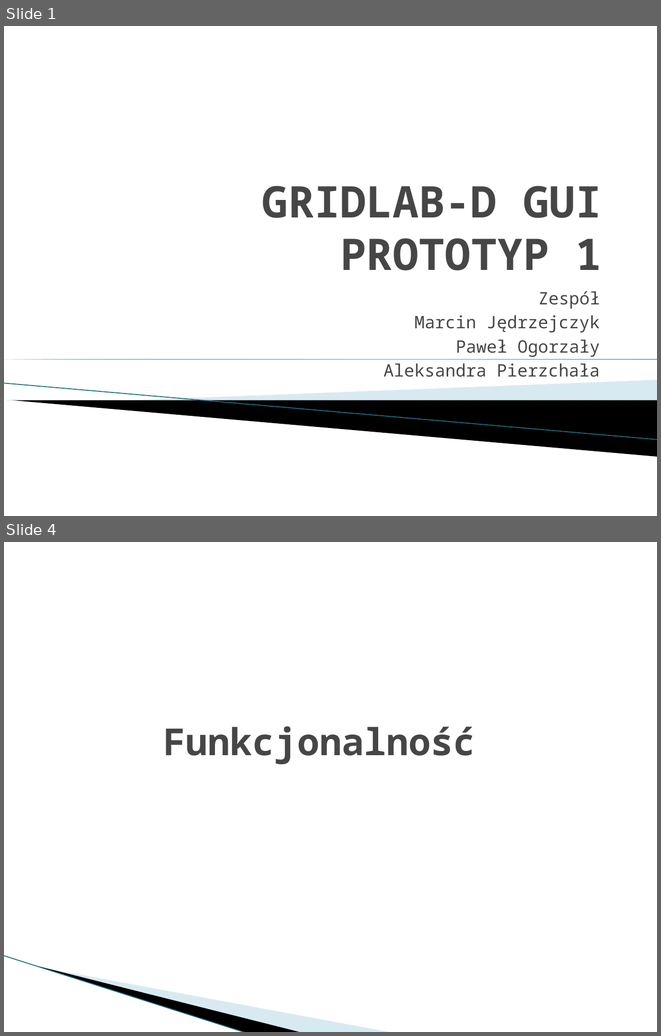
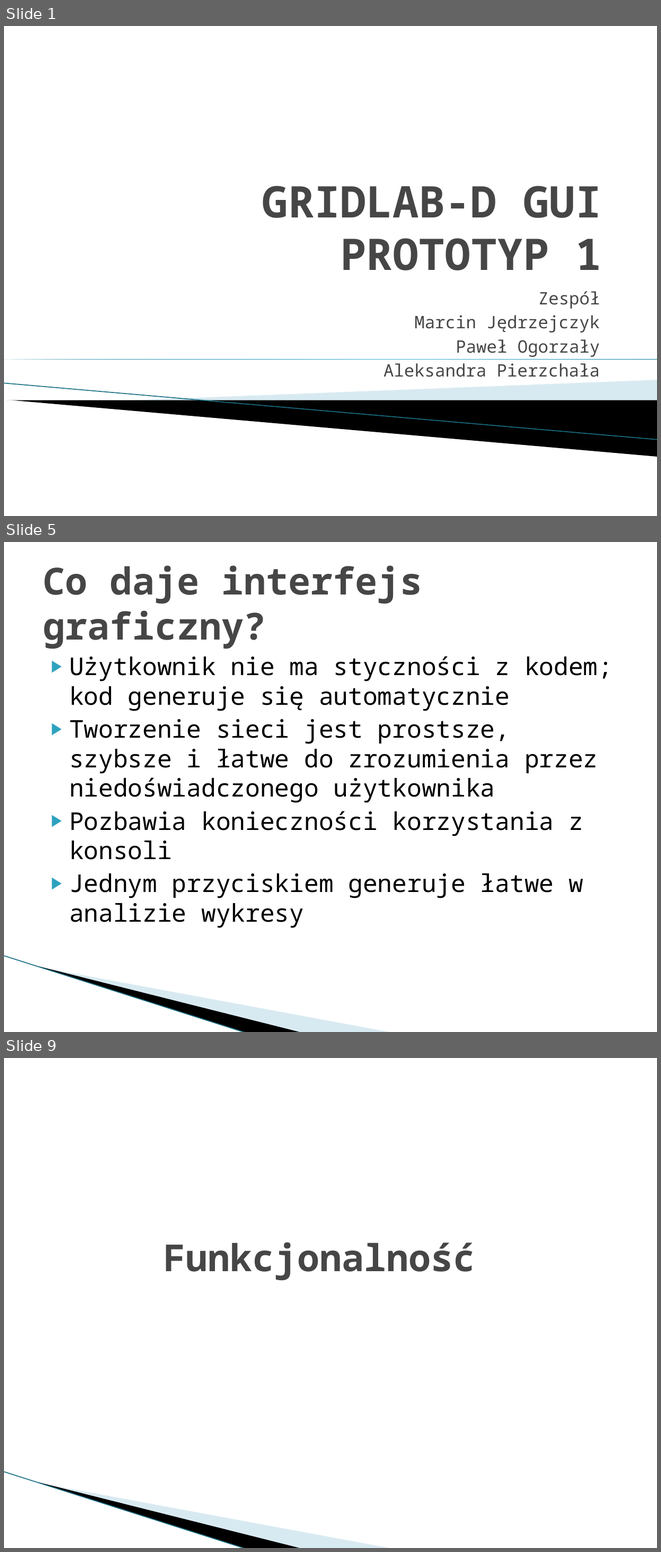
Before and after one commit to Dylek/SP_gridlab-D_GUI, a slide deck: prototyp.pptx. Shown one above the other, each under a label of ours: slides 1 and 4 before the commit, slides 1, 5 and 9 after it; the slides between them are not shown. The pictures are 661x1036 and 661x1552 pixels, drawn with LibreOffice and Linux fonts; fonts in the diff are those of the drawing; background and template pictures are left out. Boxes give left, top, right and bottom in pixels: in the first picture for what was removed or moved away, otherwise in the second. Text is boxed around its words. In the diff, an @@ line names an element or a change of style, - is before the commit and + after.

```diff
--- a/prototyp.pptx
+++ b/prototyp.pptx
@@ slide 5 added at (x1=4, y1=542, x2=657, y2=1032), background #FFFFFF; not listed: 3 template elements that a slide beside it also shows @@
@@ title added at (x1=43, y1=565, x2=422, y2=649), 41 pt, text #464646, bold @@
+Co daje interfejs graficzny?
@@ text added at (x1=69, y1=656, x2=612, y2=928), 27 pt, text #000000 @@
+▶ Użytkownik nie ma styczności z kodem; kod generuje się automatycznie
+▶ Tworzenie sieci jest prostsze, szybsze i łatwe do zrozumienia przez niedoświadczonego użytkownika
+▶ Pozbawia konieczności korzystania z konsoli
+▶ Jednym przyciskiem generuje łatwe w analizie wykresy
@@ what was slide 4 is now slide 9 @@
```
Also in this commit, not shown: 6 slides changed, 12 other slides added, 3 slides removed.
